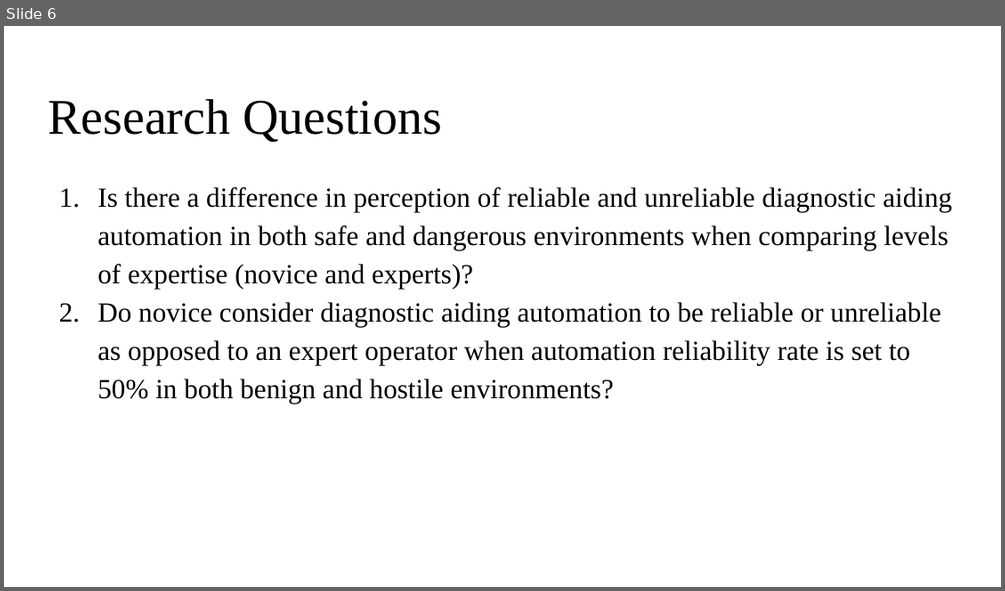
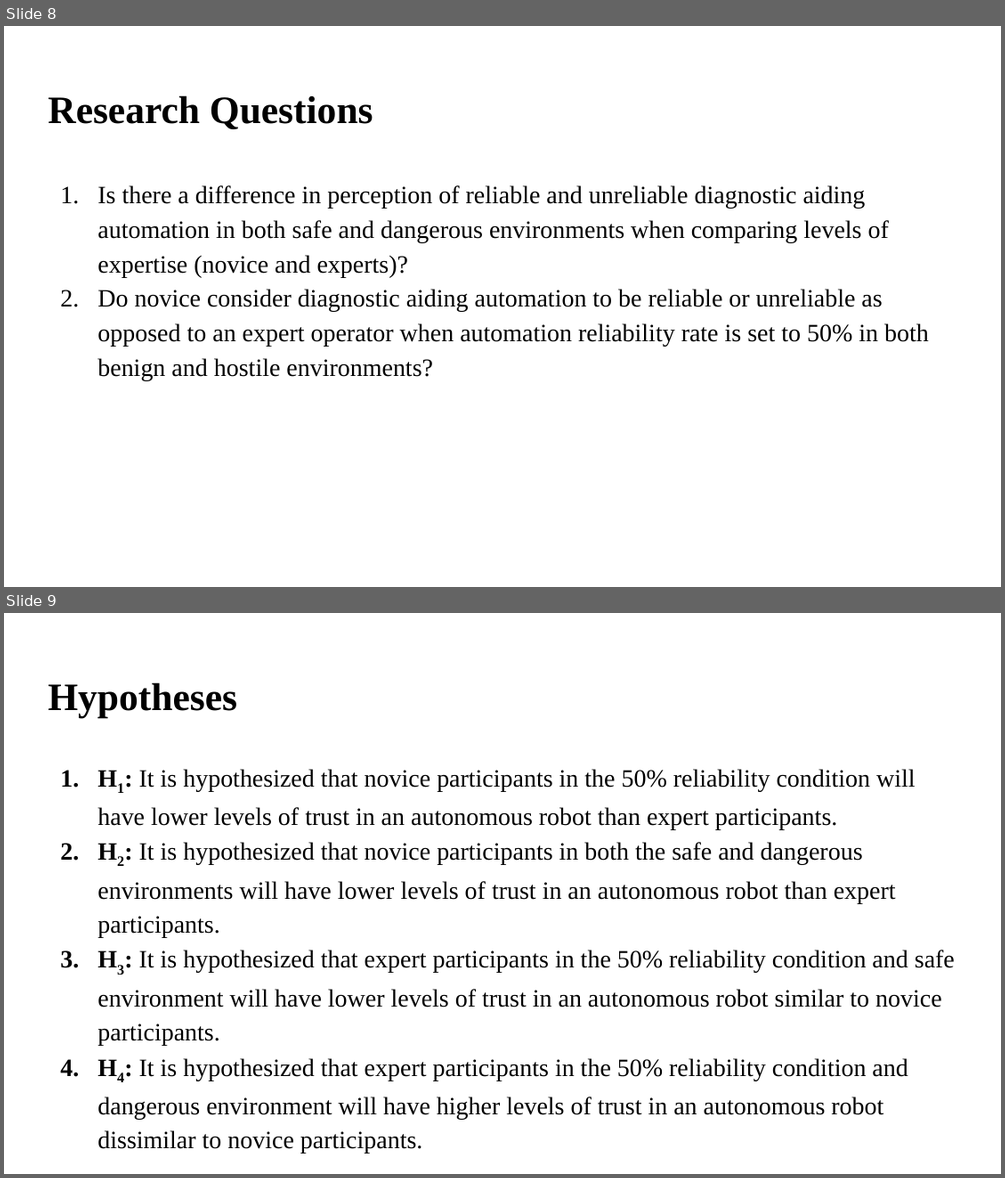
Before and after one commit to blakeanguyen/project_template, a slide deck: Final Project PowerPoint_110218BN.pptx. Shown one above the other, each under a label of ours: slide 6 before the commit, slides 8 and 9 after it. The pictures are 1005x591 and 1005x1178 pixels, drawn with LibreOffice and Linux fonts; fonts in the diff are those of the drawing. Boxes give left, top, right and bottom in pixels: in the first picture for what was removed or moved away, otherwise in the second. Text is boxed around its words. In the diff, an @@ line names an element or a change of style, - is before the commit and + after.

```diff
--- a/Final Project PowerPoint_110218BN.pptx
+++ b/Final Project PowerPoint_110218BN.pptx
@@ slide 9 added at bbox=[4, 613, 1001, 1174], background #FFFFFF @@
@@ title added at bbox=[48, 682, 237, 717], 28 pt, text #000000, bold @@
+Hypotheses
@@ text added at bbox=[97, 769, 955, 1153], 18 pt, text #000000 @@
+1. H1: It is hypothesized that novice participants in the 50% reliability condition will have lower levels of trust in an autonomous robot than expert participants.
+2. H2: It is hypothesized that novice participants in both the safe and dangerous environments will have lower levels of trust in an autonomous robot than expert participants.
+3. H3: It is hypothesized that expert participants in the 50% reliability condition and safe environment will have lower levels of trust in an autonomous robot similar to novice participants.
+4. H4: It is hypothesized that expert participants in the 50% reliability condition and dangerous environment will have higher levels of trust in an autonomous robot dissimilar to novice participants.
@@ what was slide 6 is now slide 8 @@
@@ slide 8 changed as well @@
@@ title "Research Questions" at bbox=[48, 95, 373, 129]: size 36 to 28 pt, bold on @@
@@ text "Is there a difference in ..." at bbox=[97, 185, 929, 380]: size 20 to 18 pt; indent changed @@
```
Also in this commit, not shown: 5 other slides changed, 10 other slides added, 5 slides removed.
